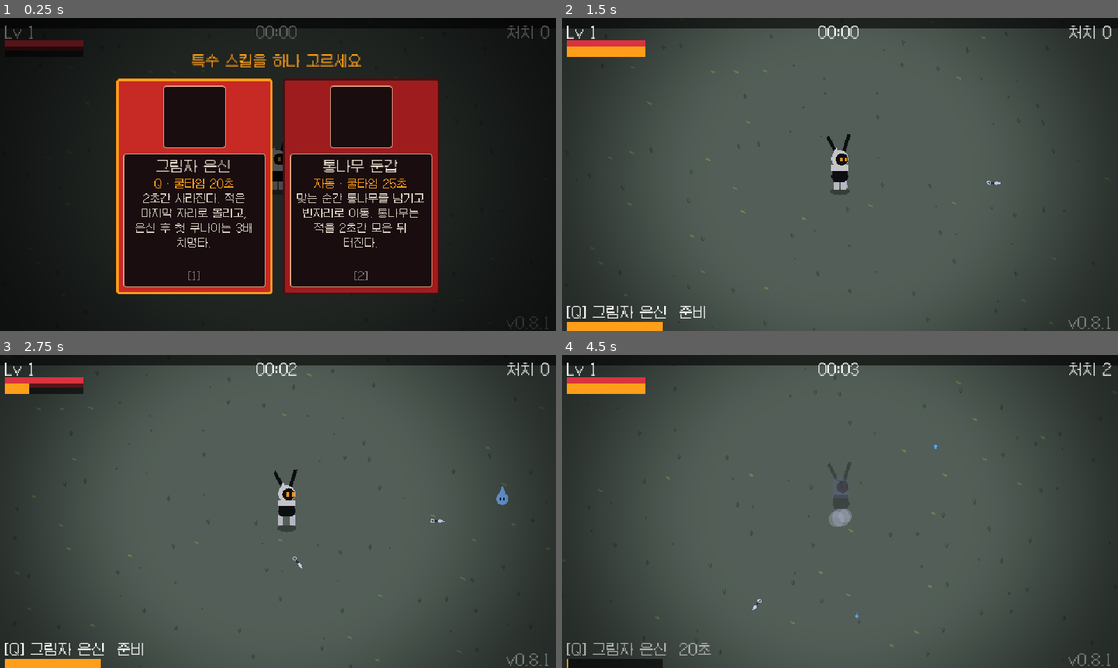
Above: before the commit, frames 1-4 (two rows, left to right).
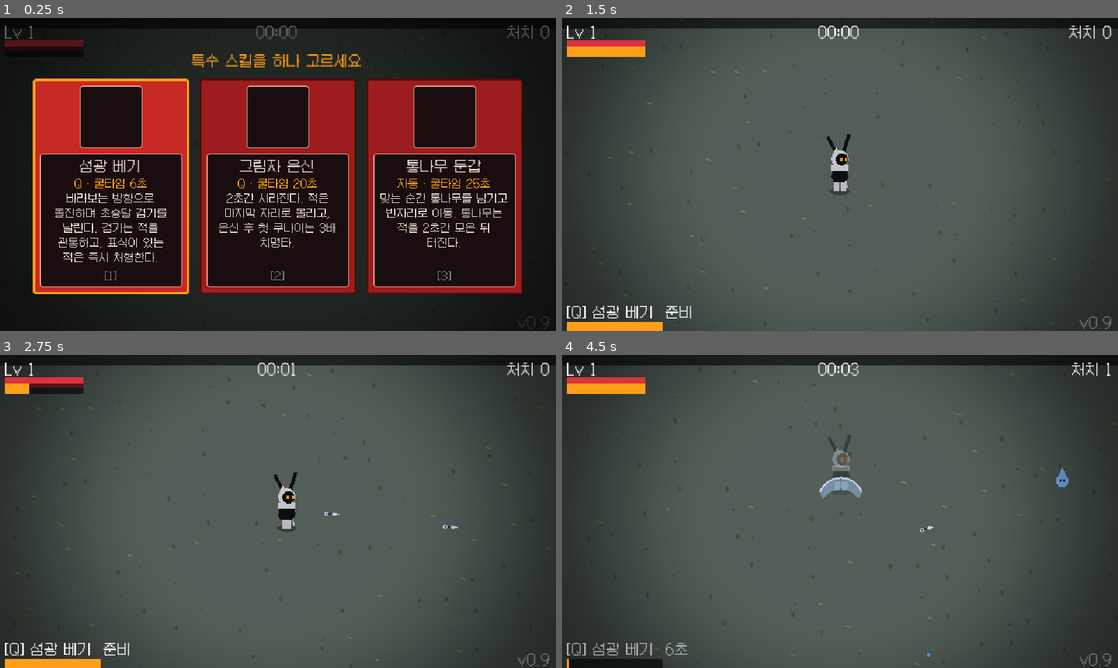
Above: after the commit, the same moments.

Repository: sookmo6442/kilvi
Game: Godot game, scene res://scenes/main.tscn
Two runs of this game, one before a commit and one after it. Both use one fixed random seed, a clock stepped at 60 frames per second and the inputs below.
Inputs (mouse positions are in pixels of both pictures, inside the frame that each line leads up to):
- Up to frame 1 (0.25 s): no input
- Up to frame 2 (1.5 s): click (756, 187) at 0.52 s; click (673, 187) at 1.27 s
- Up to frame 3 (2.75 s): tap Enter at 2 s; move the mouse to (400, 495) at 2.02 s; hold D (move_right) from 2.03 s (still down); tap Space (dash) at 2.1 s
- Up to frame 4 (4.5 s): move the mouse to (728, 527) at 2.77 s; release D (move_right) at 2.78 s; hold S (move_down) 2.78-3.53 s; tap Space (dash) at 2.85, 3.8 s; move the mouse to (895, 442) at 3.52 s; hold D (move_right) 3.53-4.28 s; tap Shift at 3.6 s; move the mouse to (812, 574) at 4.27 s; hold W (move_up) from 4.28 s (still down); tap E at 4.35 s

The runs differ from the first frame. In frame 1, 28% of the frame differs, in the area x 5-99%, y 19-100%; in frame 2, 0.5%; in frame 3, 1.1%; in frame 4, 1.8%.

Commit message:
v0.9: add special skill 섬광 베기 (flash slash)
Dash in the facing direction and release a crescent wave that pierces all
enemies. Enemies with any mark are executed (targets need half their marks);
bosses take double damage and two marks. Tunables in GameData.FLASH.

Co-Authored-By: Claude Opus 5.5 <noreply@anthropic.com>
Claude-Session: https://claude.ai/code/session_01HZDMDrb8GZDFDEhgWpqJy8

Diff:
--- a/project.godot
+++ b/project.godot
@@ -6,7 +6,7 @@
 [application]
 
 config/name="Kilvi"
-config/version="0.8.1"
+config/version="0.9"
 config/description="검은 토끼 닌자 킬비의 서바이벌 게임 (프로토타입)"
 run/main_scene="res://scenes/main.tscn"
 config/features=PackedStringArray("4.7", "GL Compatibility")
--- /dev/null
+++ b/scripts/effects/flash_wave.gd
@@ -0,0 +1,75 @@
+extends Area2D
+## 섬광 베기의 초승달 검기. 앞으로 날아가며 닿는 적을 모두 벤다(관통).
+## 표식이 있는 적은 즉시 처형한다. 표적은 표식이 절반 이상일 때 처형.
+## 보스는 처형되지 않는 대신 피해와 표식 2개를 받는다.
+
+var direction := Vector2.RIGHT
+var damage := 25.0
+var size := 1.0
+var life := 0.45
+var _max_life := 0.45
+var _hit := {}
+
+
+func _ready() -> void:
+	collision_layer = 0
+	collision_mask = 2
+	monitorable = false
+	var shape := CollisionShape2D.new()
+	var circle := CircleShape2D.new()
+	circle.radius = GameData.FLASH.wave_radius
+	shape.shape = circle
+	add_child(shape)
+	rotation = direction.angle()
+	scale = Vector2.ONE * size
+	z_index = 4
+	_max_life = life
+	area_entered.connect(_on_area_entered)
+
+
+func _physics_process(delta: float) -> void:
+	position += direction * GameData.FLASH.wave_speed * delta
+	life -= delta
+	if life <= 0.0:
+		queue_free()
+		return
+	queue_redraw()
+
+
+func _on_area_entered(area: Area2D) -> void:
+	var enemy := area as Enemy
+	if enemy == null or enemy.dead or _hit.has(enemy.get_instance_id()):
+		return
+	_hit[enemy.get_instance_id()] = true
+	var push := direction * 80.0
+	if enemy.is_boss:
+		enemy.take_damage(damage * 2.0, push)
+		for i in GameData.FLASH.boss_marks:
+			enemy.add_mark()
+		return
+	var need := ceili(enemy.mark_limit / 2.0) if enemy.is_target else 1
+	if enemy.marks >= need:
+		enemy.executed = true
+		enemy.take_damage(enemy.hp + 1.0, push)
+	else:
+		enemy.take_damage(damage, push)
+		if not enemy.dead:
+			enemy.add_mark()
+
+
+func _draw() -> void:
+	# 앞쪽이 볼록한 초승달: 바깥 호와, 뒤로 물러난 안쪽 호 사이를 채운다
+	var k := clampf(life / _max_life, 0.0, 1.0)
+	var r := GameData.FLASH.wave_radius + 4.0
+	var pts := PackedVector2Array()
+	var n := 16
+	for i in n + 1:
+		var a := lerpf(-1.2, 1.2, float(i) / n)
+		pts.append(Vector2.from_angle(a) * r)
+	for i in n + 1:
+		var a := lerpf(1.0, -1.0, float(i) / n)
+		pts.append(Vector2(-r * 0.45, 0) + Vector2.from_angle(a) * r * 0.95)
+	draw_colored_polygon(pts, Color(0.75, 0.9, 1.0, 0.55 * k))
+	draw_polyline(pts.slice(0, n + 1), Color(1, 1, 1, k), 2.0)
+	# 잔상
+	draw_arc(Vector2(-10, 0), r * 0.9, -0.9, 0.9, 12, Color(0.6, 0.8, 1.0, 0.3 * k), 1.5)
--- a/scripts/game_data.gd
+++ b/scripts/game_data.gd
@@ -5,7 +5,7 @@
 const RUN_LENGTH := 1200.0 # 한 판 길이(초). 이때 최종 보스가 나오고, 잡으면 클리어.
 const MAX_WEAPONS := 4
 const MAX_PASSIVES := 6
-const VERSION := "0.8.1"
+const VERSION := "0.9"
 const MAX_ENEMIES := 500
 
 const WEAPONS := {
@@ -37,11 +37,17 @@
 
 ## 특수 스킬: 판 시작 전에 1개만 골라 들고 간다.
 const SKILLS := {
+	"flash": {"name": "섬광 베기", "key": "Q", "cooldown": 6.0,
+		"desc": "바라보는 방향으로 돌진하며 초승달 검기를 날린다. 검기는 적을 관통하고, 표식이 있는 적은 즉시 처형한다."},
 	"stealth": {"name": "그림자 은신", "key": "Q", "cooldown": 20.0,
 		"desc": "2초간 사라진다. 적은 마지막 자리로 몰리고, 은신 후 첫 쿠나이는 3배 치명타."},
 	"log": {"name": "통나무 둔갑", "key": "자동", "cooldown": 25.0,
 		"desc": "맞는 순간 통나무를 남기고 빈자리로 이동. 통나무는 적을 2초간 모은 뒤 터진다."},
 }
+
+## 섬광 베기 수치
+const FLASH := {"dash_distance": 90.0, "dash_time": 0.14, "damage": 25.0, "boss_marks": 2,
+	"wave_speed": 480.0, "wave_life": 0.45, "wave_radius": 22.0}
 
 const ENEMIES := {
 	"wisp": {"name": "도깨비불", "hp": 4.0, "speed": 38.0, "damage": 5.0, "radius": 7.0, "xp": 1,
--- a/scripts/main.gd
+++ b/scripts/main.gd
@@ -21,7 +21,7 @@
 const CONTRACT_TIME := 30.0 # 표적을 잡아야 하는 제한 시간
 
 ## 다시 하기를 눌러도 지난번 고른 스킬에 커서를 둔다
-static var last_skill := "stealth"
+static var last_skill := "flash"
 
 var world: Node2D
 var player: Player
--- a/scripts/player.gd
+++ b/scripts/player.gd
@@ -73,6 +73,7 @@
 var _invuln := 0.0
 var _dash_time := 0.0
 var _dash_dir := Vector2.ZERO
+var _dash_speed := 0.0
 var _visual: Node2D
 
 
@@ -102,7 +103,7 @@
 
 	if _dash_time > 0.0:
 		_dash_time -= delta
-		position += _dash_dir * (DASH_DISTANCE / DASH_TIME) * delta
+		position += _dash_dir * _dash_speed * delta
 	else:
 		position += move_dir * base_speed * speed_mult * delta
 		if Input.is_action_just_pressed("dash") and dash_cooldown_left <= 0.0:
@@ -120,6 +121,7 @@
 func _start_dash() -> void:
 	_dash_dir = facing
 	_dash_time = DASH_TIME
+	_dash_speed = DASH_DISTANCE / DASH_TIME
 	dash_cooldown_left = DASH_COOLDOWN
 	_invuln = maxf(_invuln, DASH_TIME + 0.1)
 	_spawn_puff(position)
@@ -146,6 +148,25 @@
 		stealth_left = STEALTH_TIME
 		ambush_ready = true
 		_spawn_puff(position)
+	elif skill_id == "flash":
+		_flash_slash()
+
+
+## 섬광 베기: 바라보는 방향으로 빠르게 돌진하며 초승달 검기를 날린다.
+func _flash_slash() -> void:
+	var f: Dictionary = GameData.FLASH
+	skill_cooldown_left = skill_cooldown()
+	_dash_dir = facing
+	_dash_time = f.dash_time
+	_dash_speed = f.dash_distance / f.dash_time
+	_invuln = maxf(_invuln, f.dash_time + 0.15)
+	var wave := preload("res://scripts/effects/flash_wave.gd").new()
+	wave.position = position
+	wave.direction = facing
+	wave.damage = f.damage * might
+	wave.size = area_visual()
+	wave.life = f.wave_life * duration
+	world.add_child(wave)
 
 
 ## 통나무 둔갑: 맞는 순간 통나무를 남기고 빈자리로 순간이동한다.
Binary file added: docs/screenshot_v09_flash.png
Not shown, added: scripts/effects/flash_wave.gd.uid
